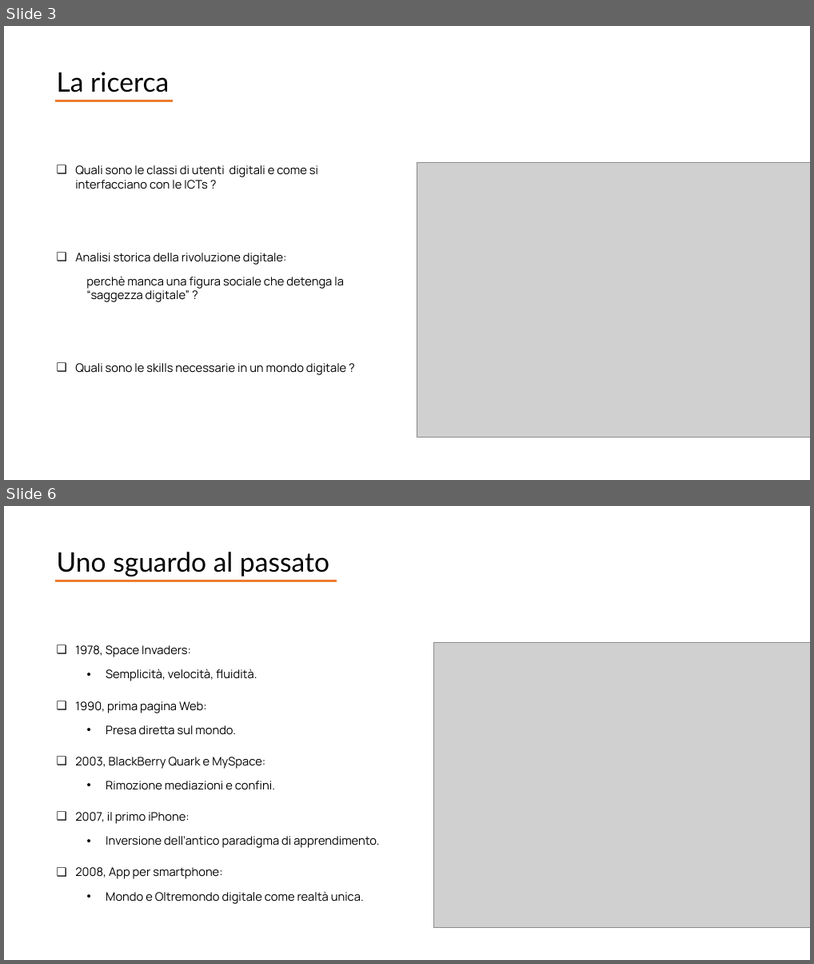
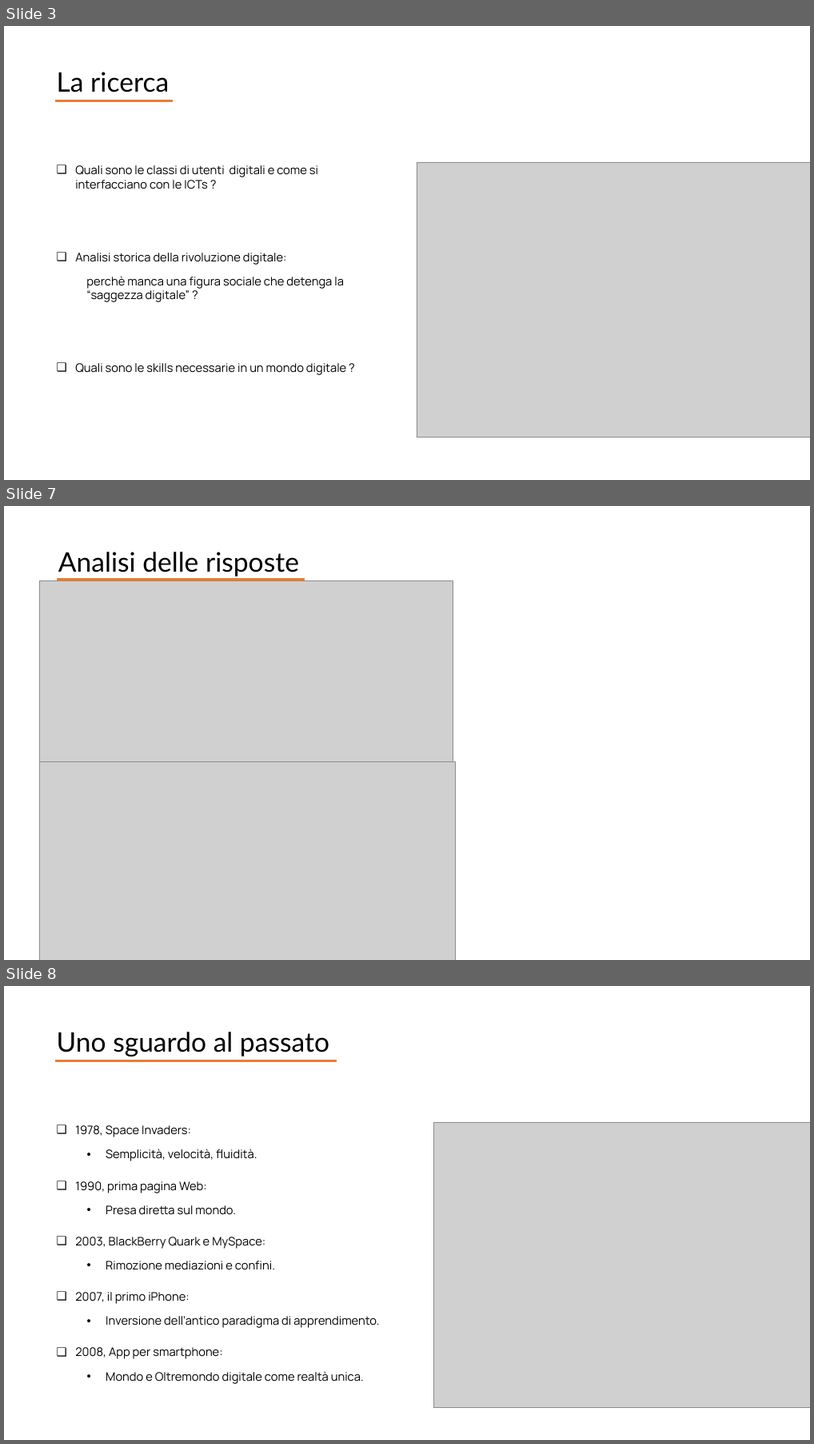
Before and after one commit to giocoal/social-issues-in-information-society-project, a slide deck: Presentazione/Presentazione_completa - Copy.pptx. Shown one above the other, each under a label of ours: slides 3 and 6 before the commit, slides 3, 7 and 8 after it; the slides between them are not shown. The pictures are 814x964 and 814x1444 pixels, drawn with LibreOffice and Linux fonts; fonts in the diff are those of the drawing; grey boxes stand for pictures. Boxes give left, top, right and bottom in pixels: in the first picture for what was removed or moved away, otherwise in the second. Text is boxed around its words. In the diff, an @@ line names an element or a change of style, - is before the commit and + after.

```diff
--- a/Presentazione/Presentazione_completa - Copy.pptx
+++ b/Presentazione/Presentazione_completa - Copy.pptx
@@ slide 7 added at [4, 506, 810, 960], background #FFFFFF @@
@@ text added at [58, 552, 299, 576], 32 pt, text #000000 @@
+Analisi delle risposte
@@ picture added at [39, 581, 454, 778] @@
@@ line added from (58, 580) to (305, 580), #ED7D31 3 pt @@
@@ picture added at [39, 762, 456, 960] @@
@@ what was slide 6 is now slide 8 @@
```
Also in this commit, not shown: 5 slides changed, 1 other slide added.
